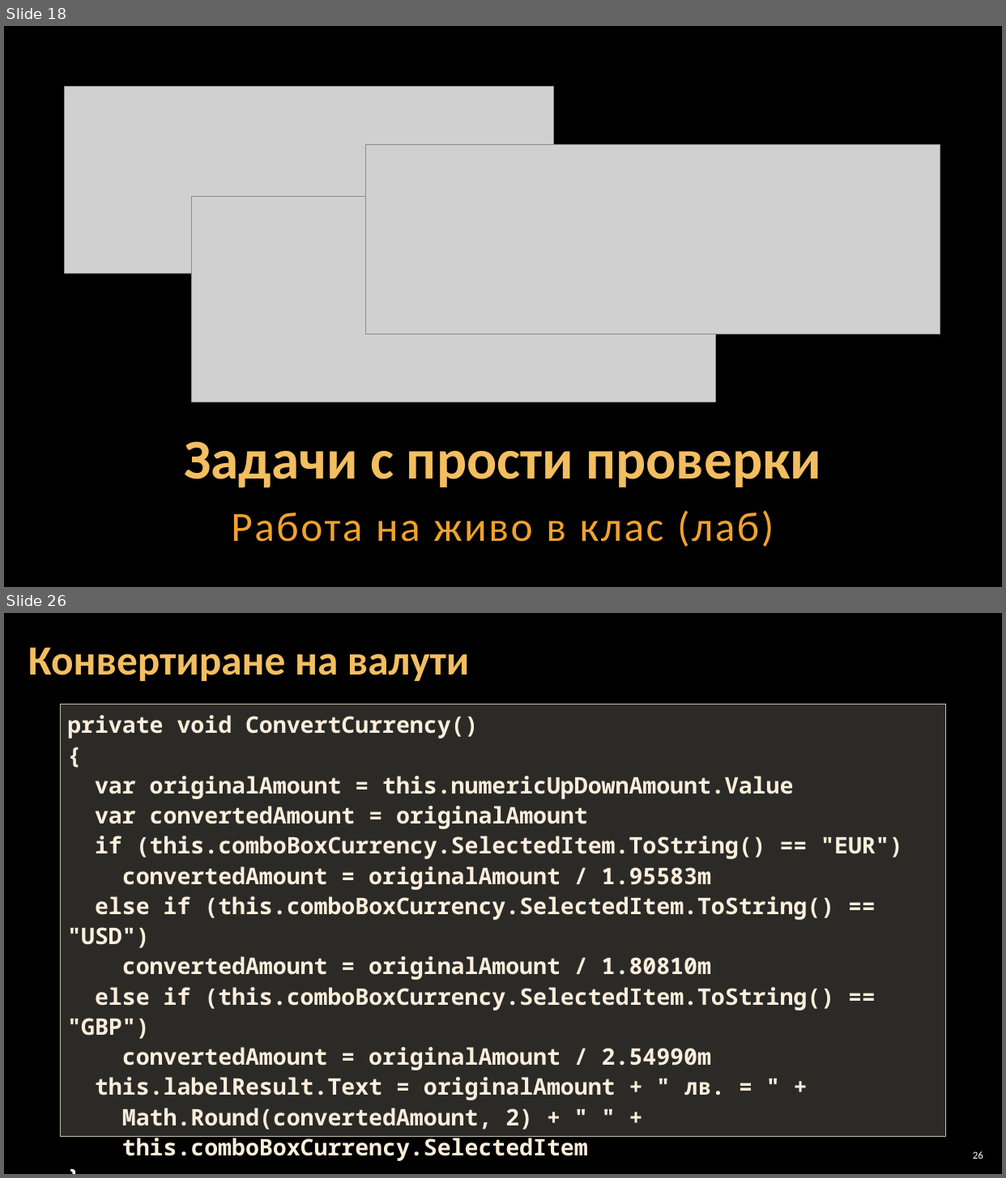
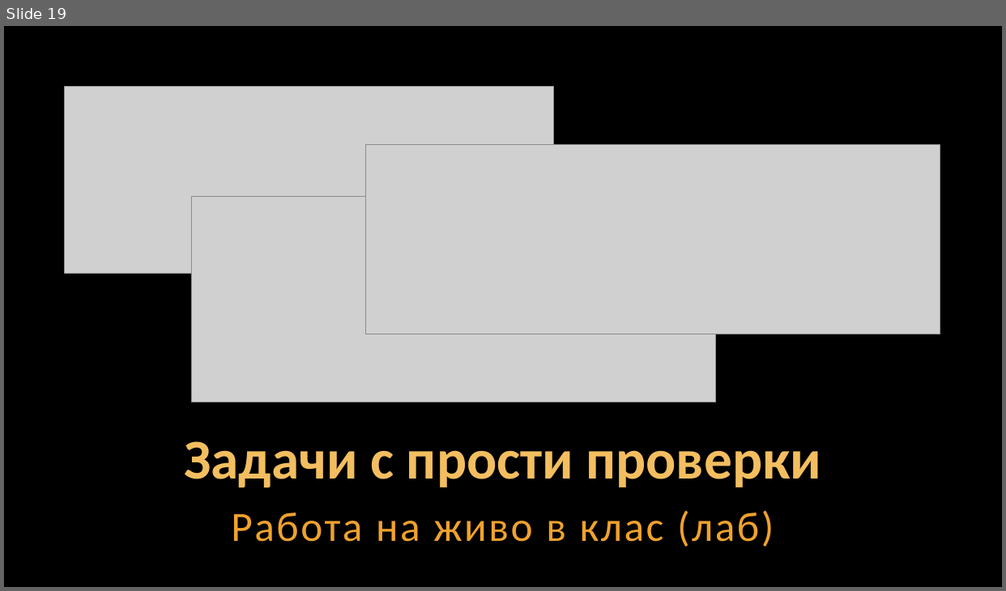
Before and after one commit to Software-University/Python-Basics, a slide deck: 3. Simple-Conditions/3. Simple-Conditions.pptx. Shown one above the other, each under a label of ours: slides 18 and 26 before the commit, slide 19 after it; the slides between them are not shown. The pictures are 1006x1178 and 1006x591 pixels, drawn with LibreOffice and Linux fonts; fonts in the diff are those of the drawing; grey boxes stand for pictures; background and template pictures are left out. Boxes give left, top, right and bottom in pixels: in the first picture for what was removed or moved away, otherwise in the second. Text is boxed around its words. In the diff, an @@ line names an element or a change of style, - is before the commit and + after.

```diff
--- a/3. Simple-Conditions/3. Simple-Conditions.pptx
+++ b/3. Simple-Conditions/3. Simple-Conditions.pptx
@@ slide 26 removed at [4,613,1002,1174], background picture (left out) @@
@@ title removed at [28,647,469,681] @@
-Конвертиране на валути
@@ rectangle removed at [60,705,946,1137] @@
-private void ConvertCurrency()
-{
-var originalAmount = this.numericUpDownAmount.Value
-var convertedAmount = originalAmount
-if (this.comboBoxCurrency.SelectedItem.ToString() == "EUR")
-convertedAmount = originalAmount / 1.95583m
-else if (this.comboBoxCurrency.SelectedItem.ToString() == "USD")
-convertedAmount = originalAmount / 1.80810m
-else if (this.comboBoxCurrency.SelectedItem.ToString() == "GBP")
-convertedAmount = originalAmount / 2.54990m
-this.labelResult.Text = originalAmount + " лв. = " +
-Math.Round(convertedAmount, 2) + " " +
-this.comboBoxCurrency.SelectedItem
-}
@@ page number removed at [973,1152,983,1159] @@
-26
@@ what was slide 18 is now slide 19 @@
```
Also in this commit, not shown: 4 slides changed, 1 slide added, 8 other slides removed, 3 other files.
